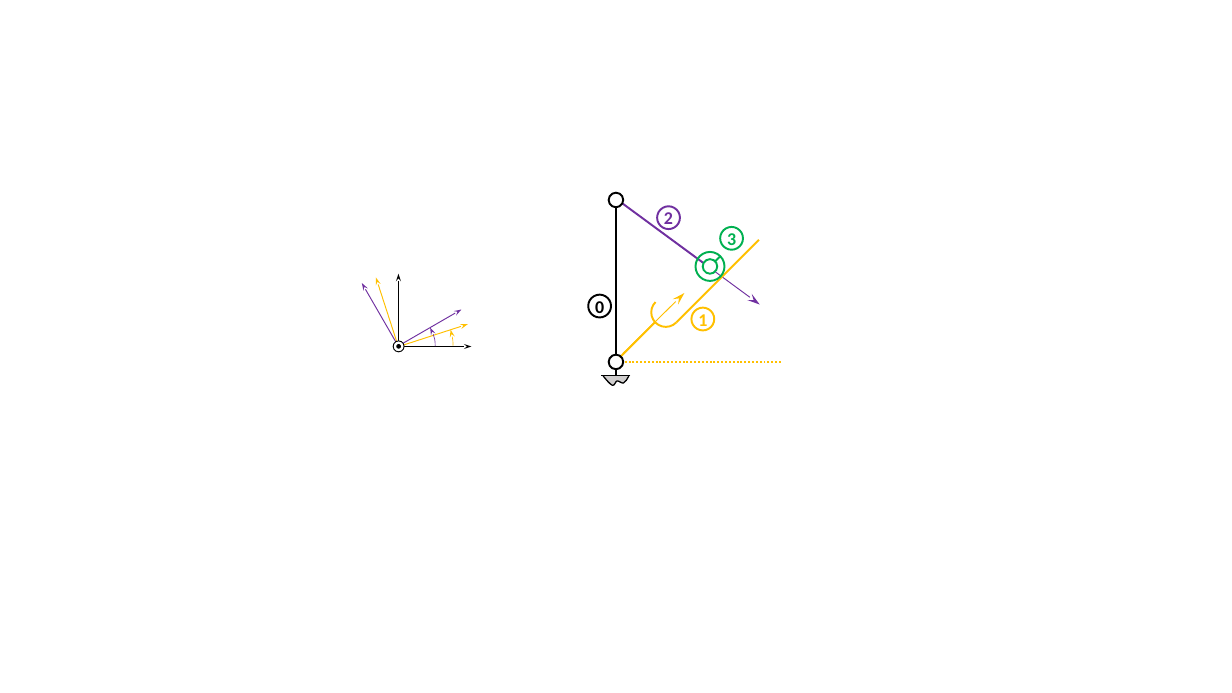
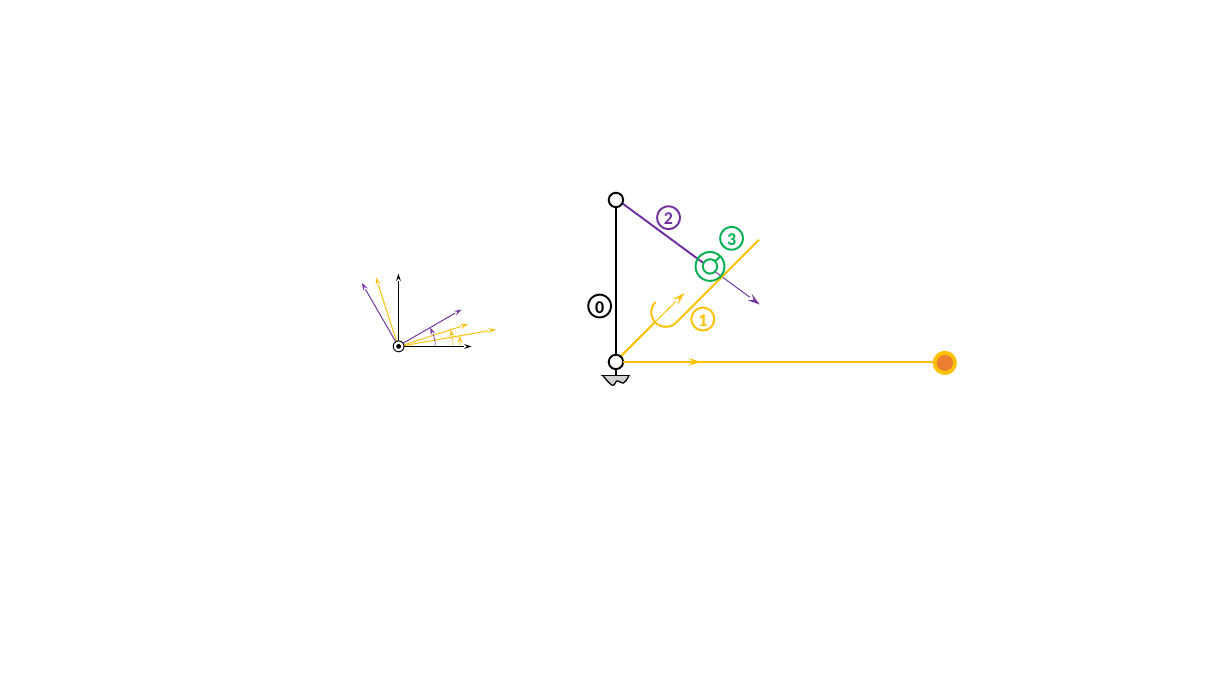
Before and after one commit to xpessoles/TP_Corriges, a slide deck: slide 19 of 19_Sympact/19_Sympact_Corrige.pptx (slide 15 before the commit). Drawn at 1232x693 pixels with LibreOffice and Linux fonts; fonts in the diff are those of the drawing; background and template pictures are left out. Boxes give left, top, right and bottom in pixels: in the first picture for what was removed or moved away, otherwise in the second. Text is boxed around its words. In the diff, an @@ line names an element or a change of style, - is before the commit and + after.

```diff
--- a/19_Sympact/19_Sympact_Corrige.pptx
+++ b/19_Sympact/19_Sympact_Corrige.pptx
@@ arc (boxed as its full ellipse) added at [337, 285, 460, 408], outline #FFC000 0.5 pt @@
@@ arrow added from (398, 347) to (496, 330), #FFC000 0.75 pt @@
@@ ellipse added at [935, 353, 956, 373], fill #ED7D31, outline #FFC000 3 pt @@
@@ line added from (624, 362) to (935, 362), #FFC000 1.5 pt @@
@@ arrow added from (624, 362) to (701, 362), #FFC000 0.75 pt @@
```
Also in this commit, not shown: 4 slides added.
